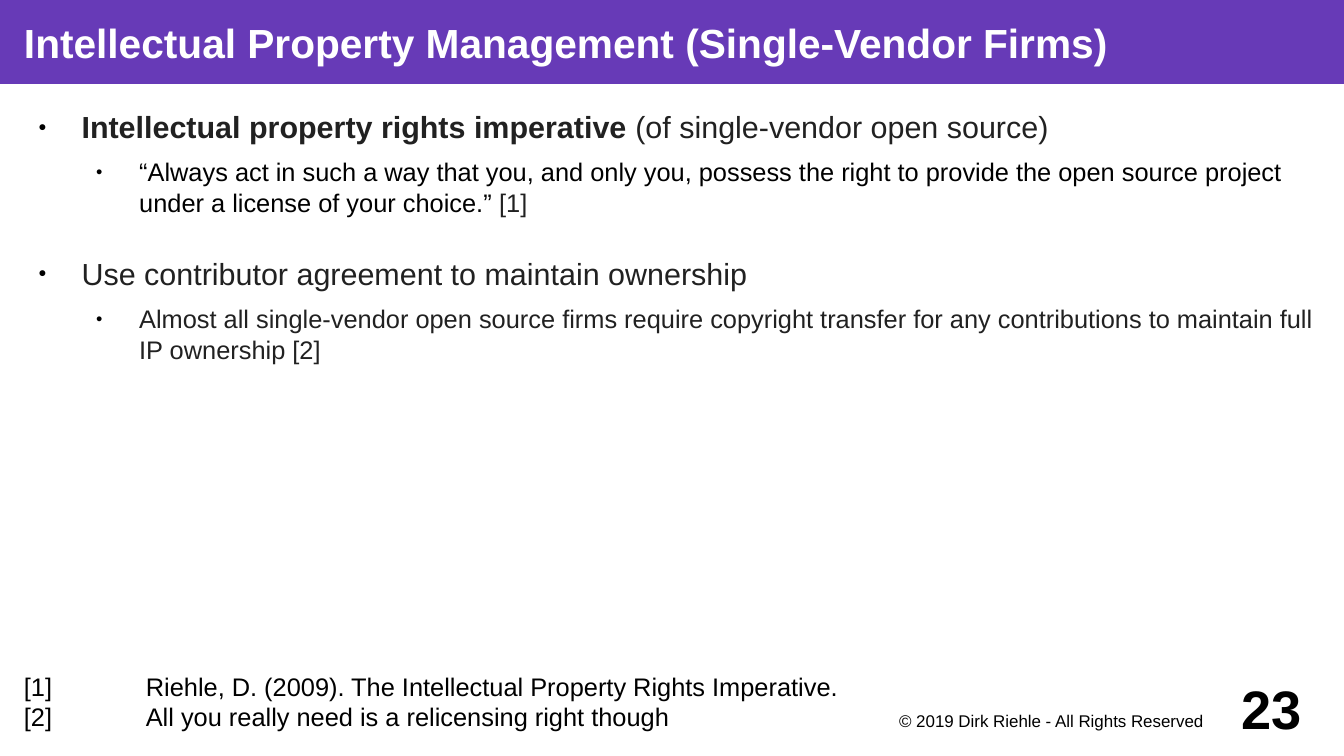
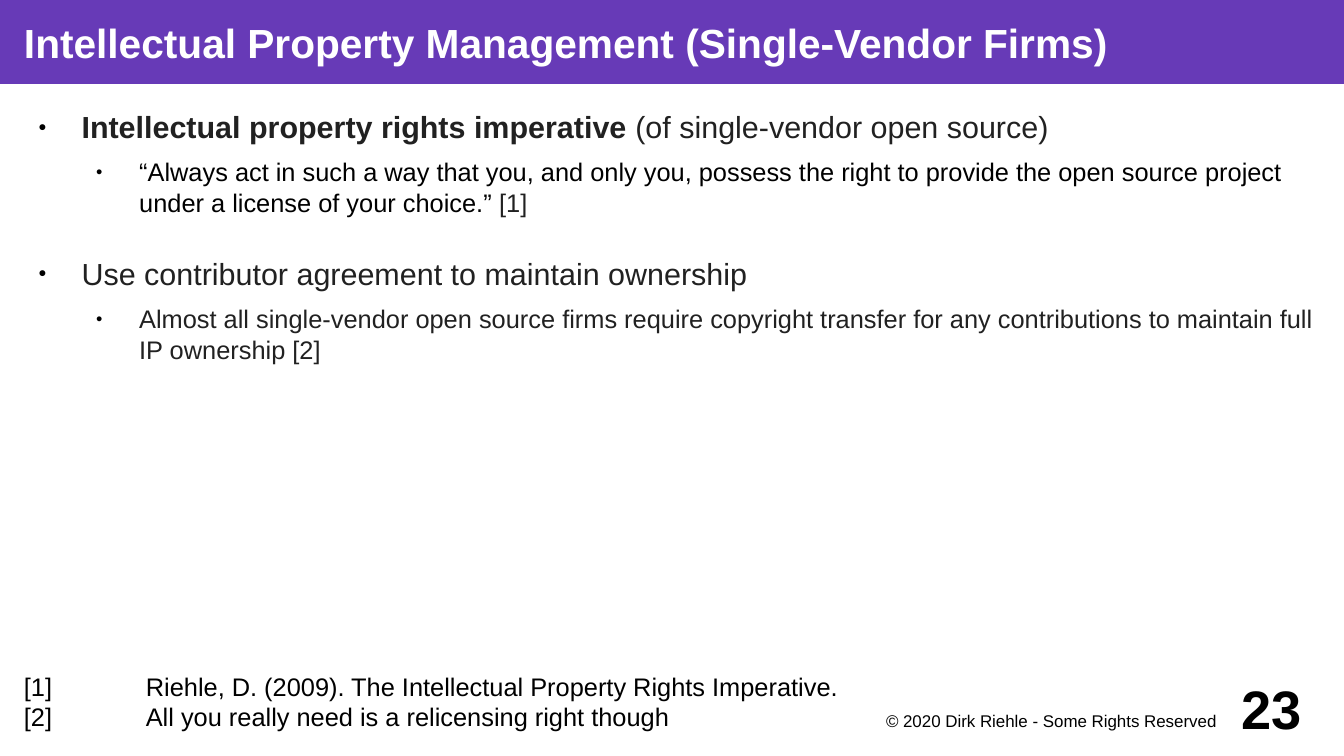
Before and after one commit to dirkriehle/coss-course, a slide deck: slide 23 of Lecture slides/COSS C03 - Commercial Open Source.odp. Drawn at 1344x756 pixels with LibreOffice and Linux fonts; fonts in the diff are those of the drawing. Boxes give left, top, right and bottom in pixels: in the first picture for what was removed or moved away, otherwise in the second. Text is boxed around its words. In the diff, an @@ line names an element or a change of style, - is before the commit and + after.

```diff
--- a/Lecture slides/COSS C03 - Commercial Open Source.odp
+++ b/Lecture slides/COSS C03 - Commercial Open Source.odp
@@ text at [903, 714, 1216, 731]: text changed @@
-© 2019 Dirk Riehle - All Rights Reserved
+© 2020 Dirk Riehle - Some Rights Reserved
```
Also in this commit, not shown: 1 other slide changed, 10 other files.
